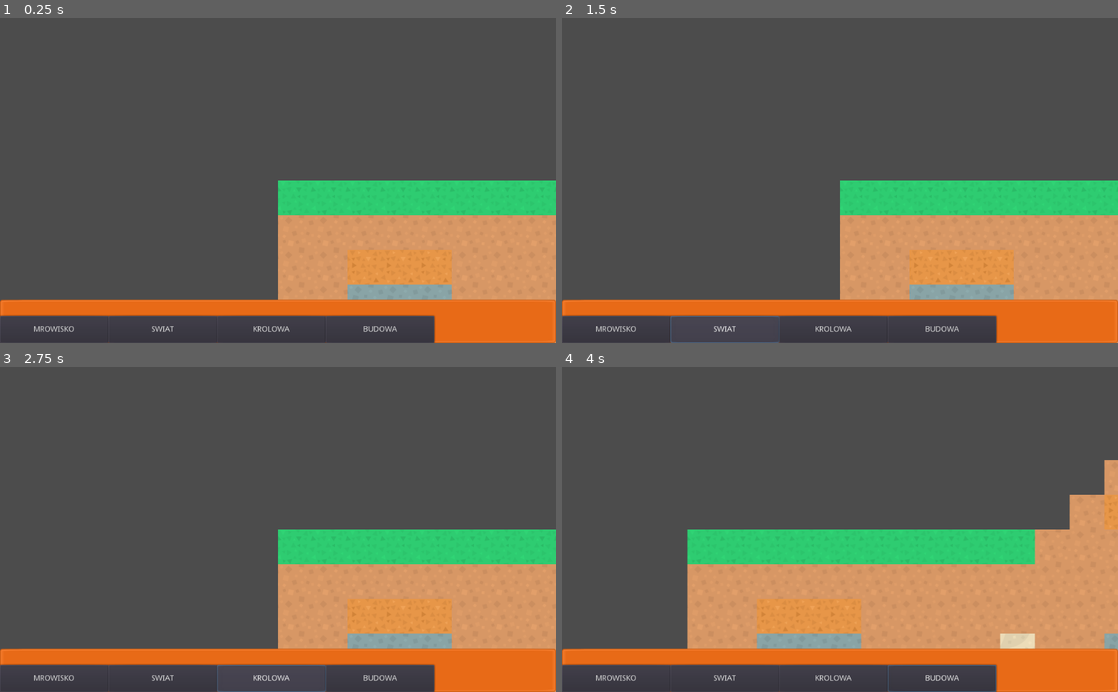
Above: before the commit, frames 1-4 (two rows, left to right).
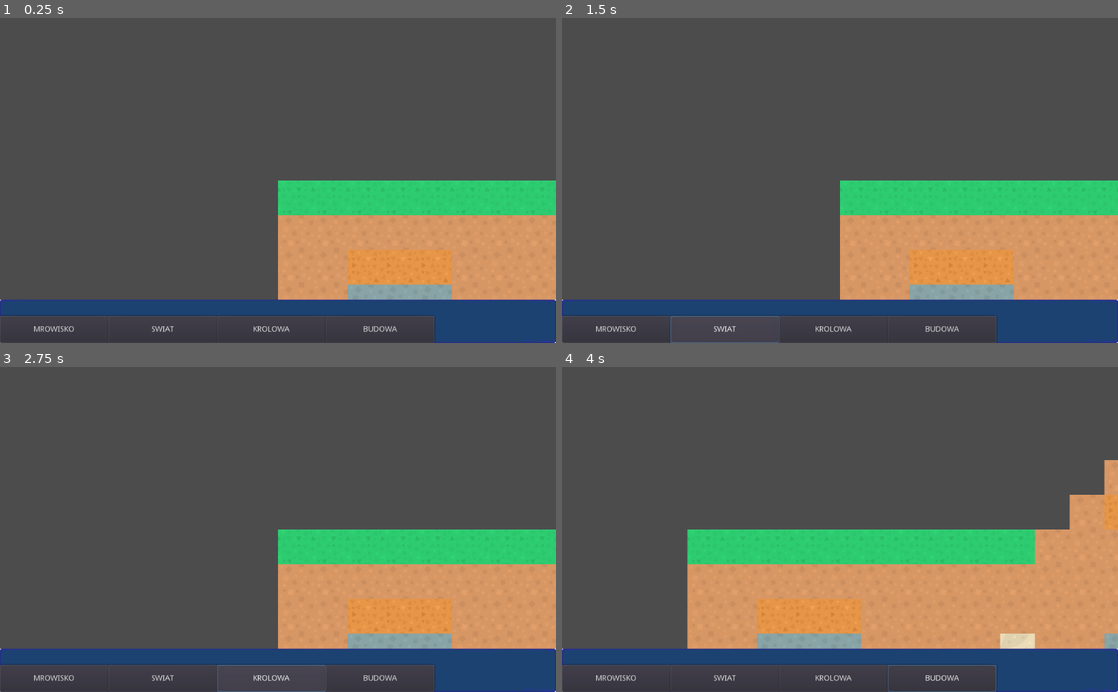
Above: after the commit, the same moments.

Repository: Mon4/MROWISKO
Game: Godot game, scene res://Scenes/world.tscn
Two runs of this game, one before a commit and one after it. Both use one fixed random seed, a clock stepped at 60 frames per second and the inputs below.
Inputs (mouse positions are in pixels of both pictures, inside the frame that each line leads up to):
- Up to frame 1 (0.25 s): no input
- Up to frame 2 (1.5 s): click "MROWISKO" at 0.5 s; click "SWIAT" at 1.25 s
- Up to frame 3 (2.75 s): click "KROLOWA" at 2 s
- Up to frame 4 (4 s): click "BUDOWA" at 2.75 s; tap Enter at 3.5 s; move the mouse to (962, 513) at 3.52 s; hold Right (ui_right) from 3.53 s (still down); click (962, 513) at 3.67 s

The runs differ from the first frame. In frame 1, 7.0% of the frame differs, in the area x 0-100%, y 86-100%; in frame 2, 7.0%; in frame 3, 7.0%; in frame 4, 7.0%.

Commit message:
umpdate panel

Diff:
--- a/Scenes/world.tscn
+++ b/Scenes/world.tscn
@@ -2,7 +2,7 @@
 
 [ext_resource path="res://Tilesets/ground.res" type="TileSet" id=1]
 [ext_resource path="res://Scripts/CameraMovement.gd" type="Script" id=2]
-[ext_resource path="res://Textures/UI/red_panel.png" type="Texture" id=3]
+[ext_resource path="res://Textures/UI/blue_panel.png" type="Texture" id=3]
 
 [node name="world" type="Node2D"]
 
Binary file changed: Textures/UI/blue_panel.png
Binary file added: Textures/UI/cream_panel2.png
Not shown, added: Textures/UI/cream_panel2.png.import
